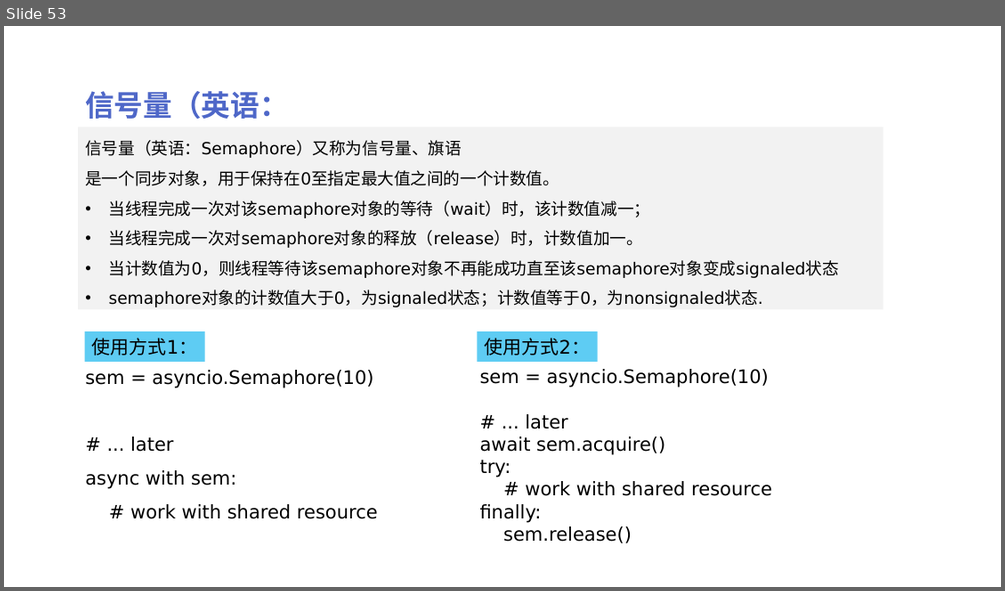
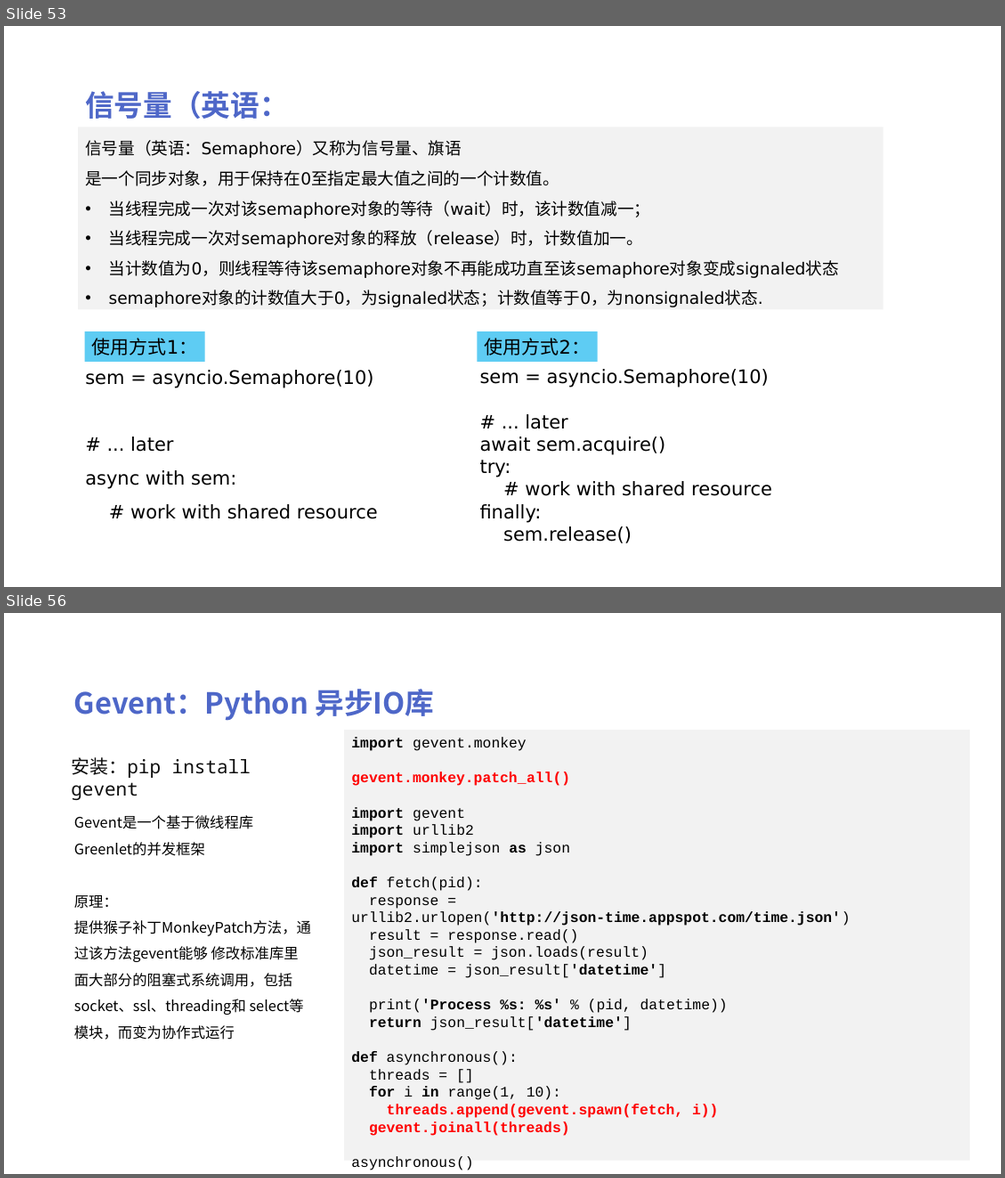
Before and after one commit to peiss/ant-learn-python-concurrent, a slide deck: Python并发编程简介.pptx. Shown one above the other, each under a label of ours: slide 53 before the commit, slides 53 and 56 after it; the slides between them are not shown. The pictures are 1005x591 and 1005x1178 pixels, drawn with LibreOffice and Linux fonts; fonts in the diff are those of the drawing. Boxes give left, top, right and bottom in pixels: in the first picture for what was removed or moved away, otherwise in the second. Text is boxed around its words. In the diff, an @@ line names an element or a change of style, - is before the commit and + after.

```diff
--- a/Python并发编程简介.pptx
+++ b/Python并发编程简介.pptx
@@ slide 56 added at box(4, 613, 1001, 1174), background #FFFFFF @@
@@ text added at box(74, 689, 435, 721), 28 pt, text #4E67C8, bold @@
+Gevent：Python 异步IO库
@@ rectangle added at box(344, 730, 971, 1160), fill #F2F2F2, 14 pt, text #000000 @@
+import gevent.monkey
+gevent.monkey.patch_all()
+import gevent
+import urllib2
+import simplejson as json
+def fetch(pid):
+response = urllib2.urlopen('http://json-time.appspot.com/time.json')
+result = response.read()
+json_result = json.loads(result)
+datetime = json_result['datetime']
+print('Process %s: %s' % (pid, datetime))
+return json_result['datetime']
+def asynchronous():
+threads = []
+for i in range(1, 10):
+threads.append(gevent.spawn(fetch, i))
+gevent.joinall(threads)
+asynchronous()
@@ text added at box(71, 757, 251, 800), 18 pt, text #0D0D0D @@
+安装：pip install gevent
@@ text added at box(74, 895, 311, 1039), 14 pt, text #000000 @@
+Gevent是一个基于微线程库Greenlet的并发框架
+原理：
+提供猴子补丁MonkeyPatch方法，通过该方法gevent能够 修改标准库里面大部分的阻塞式系统调用，包括socket、ssl、threading和 select等模块，而变为协作式运行
```
Also in this commit, not shown: 3 other slides added, 2 other files.
